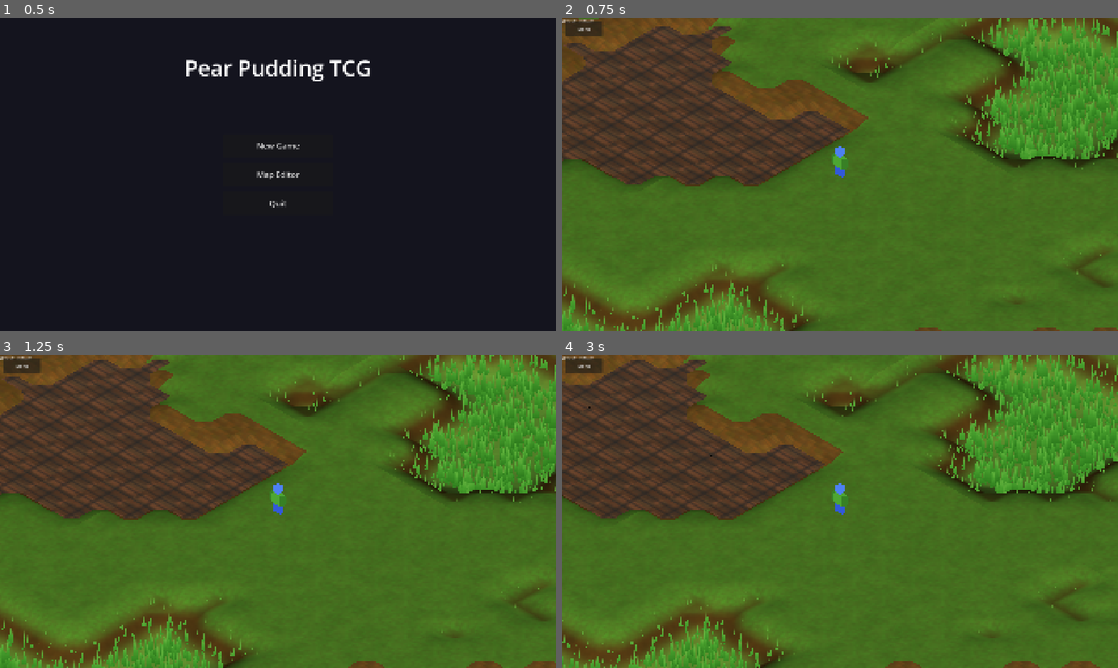
Above: before the commit, frames 1-4 (two rows, left to right).
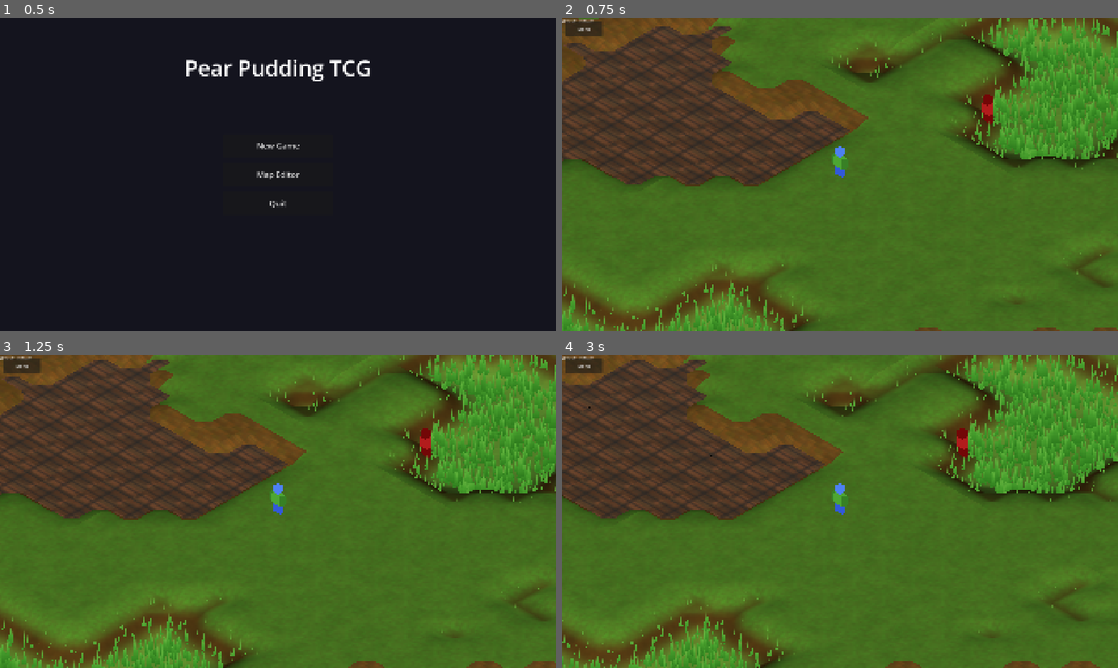
Above: after the commit, the same moments.

Repository: ChrisPauly97/pear-pudding-godot
Game: Godot game, scene res://scenes/ui/MenuScene.tscn
Same seed, same stepped clock (60 frames per second), same inputs: the game is played once before the commit and once after it.
Inputs (mouse positions are in pixels of both pictures, inside the frame that each line leads up to):
- Up to frame 1 (0.5 s): no input
- Up to frame 2 (0.75 s): click "New Game" at 0.5 s
- Up to frame 3 (1.25 s): no input
- Up to frame 4 (3 s): click "Menu" at 1.25 s; click "New Game" at 2 s; tap Enter at 2.75 s; move the mouse to (962, 495) at 2.77 s; hold D (move_right) from 2.78 s (still down); hold E (interact) from 2.78 s (still down); click (962, 495) at 2.92 s

Frame 1 is identical in both runs. In frame 2, 0.2% of the frame differs, in the area x 75-78%, y 24-34%; in frame 3, 0.2%; in frame 4, 0.2%, in the area x 71-73%, y 23-33%.

Commit message:
Fix enemies and chests never spawning in infinite world
_update_chunks() pre-populated the chunk cache using generate_chunk_data_only()
(tiles only, no entities) and marked those chunks as is_generated=true.
_build_chunk_at() then saw is_generated=true and skipped the full
generate_chunk() call, so enemies and chests arrays were always empty.

Added has_entities flag to ChunkData, set only by generate_chunk() (not
generate_chunk_data_only()). _build_chunk_at() now checks has_entities so
tile-only cached chunks are always regenerated with the entity pass.

https://claude.ai/code/session_019apS7FiEMRfXgukzhHqopu

Diff:
--- a/game_logic/world/ChunkData.gd
+++ b/game_logic/world/ChunkData.gd
@@ -9,6 +9,7 @@
 var enemies: Array = []
 var chests: Array = []
 var is_generated: bool = false
+var has_entities: bool = false
 
 func _init(p_cx: int = 0, p_cz: int = 0) -> void:
 	cx = p_cx
--- a/game_logic/world/InfiniteWorldGen.gd
+++ b/game_logic/world/InfiniteWorldGen.gd
@@ -18,6 +18,7 @@
 	var chunk := _gen_tile_data(p_cx, p_cz, world_seed)
 	_gen_entities(chunk, p_cx, p_cz, world_seed)
 	chunk.is_generated = true
+	chunk.has_entities = true
 	return chunk
 
 # Generate tile/height data only (no entities) — used for border ring
--- a/scenes/world/WorldScene.gd
+++ b/scenes/world/WorldScene.gd
@@ -247,7 +247,7 @@
 	var pcz: int = _last_player_chunk.y
 	if abs(key.x - pcx) > LOAD_RADIUS or abs(key.y - pcz) > LOAD_RADIUS:
 		return
-	if not _chunk_data_cache.has(key) or not _chunk_data_cache[key].is_generated:
+	if not _chunk_data_cache.has(key) or not _chunk_data_cache[key].has_entities:
 		_chunk_data_cache[key] = InfiniteWorldGen.generate_chunk(key.x, key.y, WORLD_SEED)
 	var chunk: RefCounted = _chunk_data_cache[key]
 	for c_data in chunk.chests:
